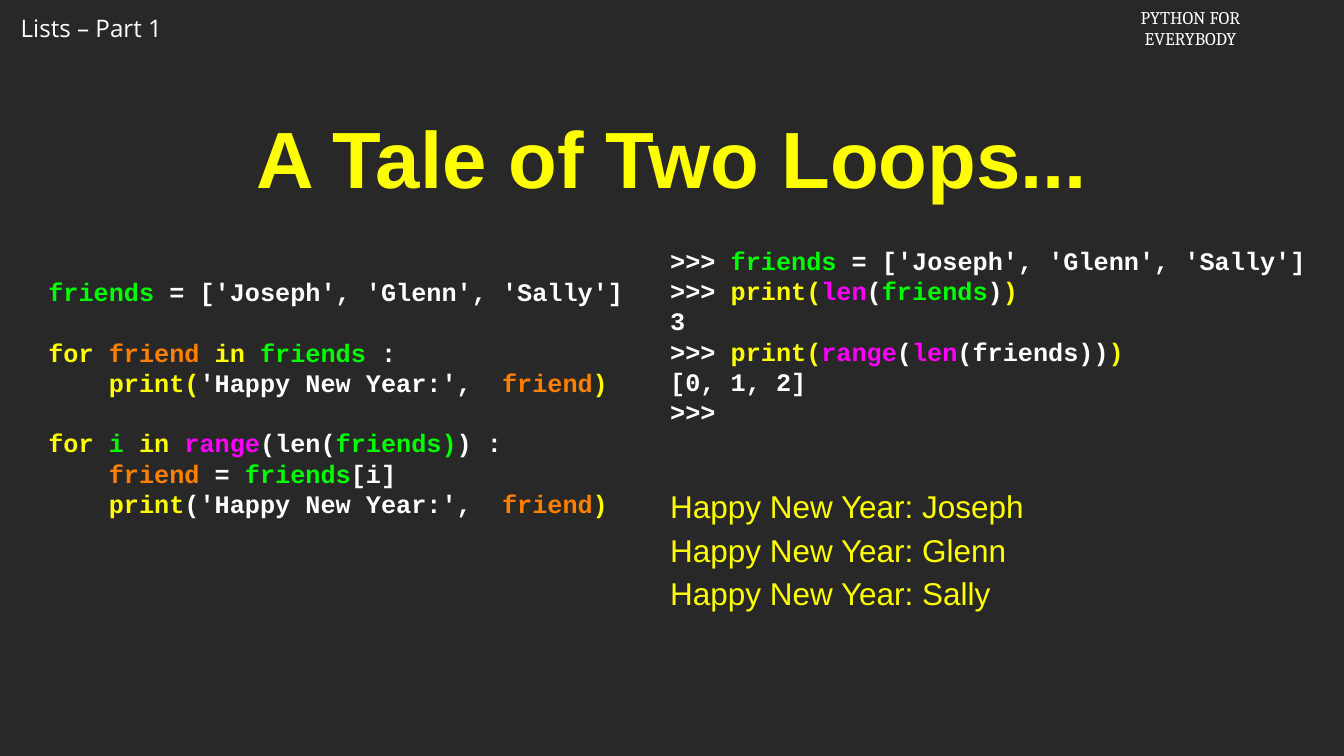
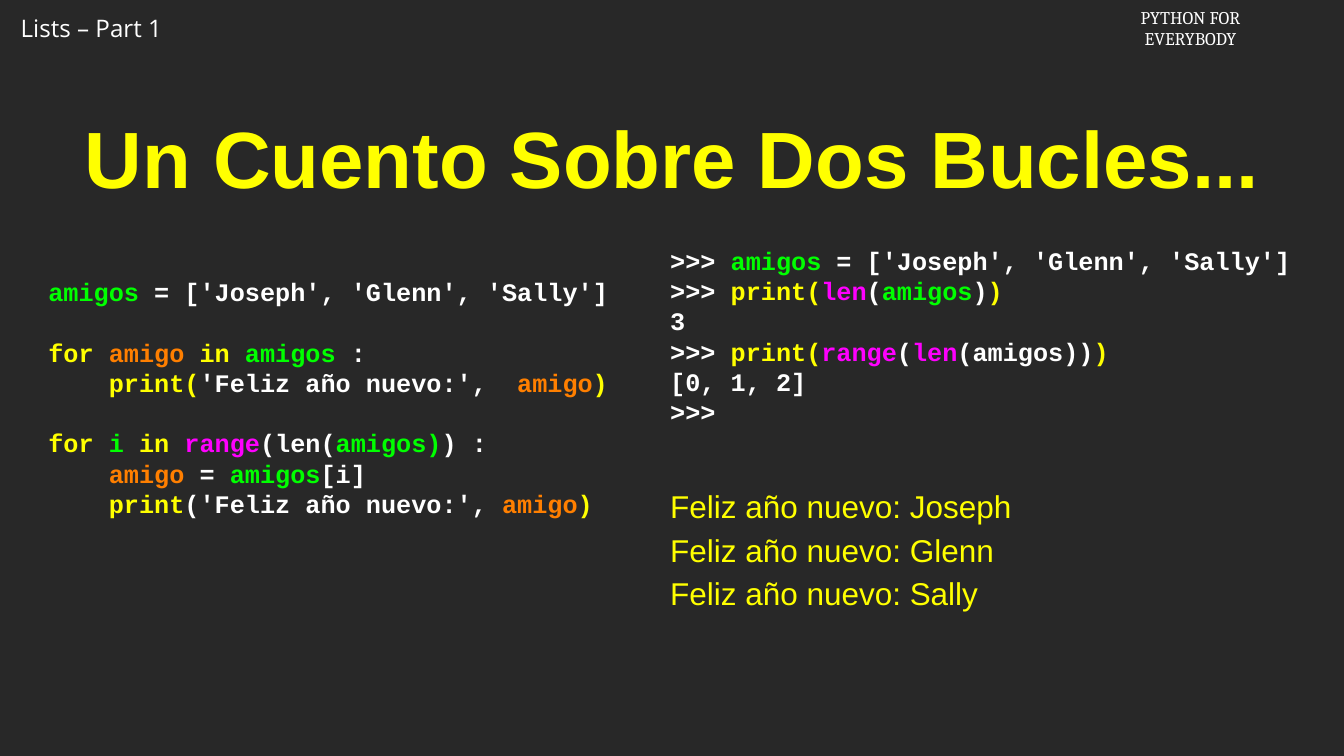
Before and after one commit to csev/py4e, a slide deck: slide 12 of ai/8.1.pptx. Drawn at 1344x756 pixels with LibreOffice and Linux fonts; fonts in the diff are those of the drawing; background and template pictures are left out. Boxes give left, top, right and bottom in pixels: in the first picture for what was removed or moved away, otherwise in the second. Text is boxed around its words. In the diff, an @@ line names an element or a change of style, - is before the commit and + after.

```diff
--- a/ai/8.1.pptx
+++ b/ai/8.1.pptx
@@ title at [85, 130, 1259, 189]: text changed @@
-A Tale of Two Loops...
+Un Cuento Sobre Dos Bucles...
@@ text at [731, 251, 1290, 306]: text changed @@
->>> friends = ['Joseph', 'Glenn', 'Sally']
->>> print(len(friends))
+>>> amigos = ['Joseph', 'Glenn', 'Sally']
+>>> print(len(amigos))
@@ text at [48, 283, 608, 519]: text changed @@
-friends = ['Joseph', 'Glenn', 'Sally']
-for friend in friends :
-print('Happy New Year:', friend)
-for i in range(len(friends)) :
-friend = friends[i]
-print('Happy New Year:', friend)
+amigos = ['Joseph', 'Glenn', 'Sally']
+for amigo in amigos :
+print('Feliz año nuevo:', amigo)
+for i in range(len(amigos)) :
+amigo = amigos[i]
+print('Feliz año nuevo:', amigo)
@@ text at [731, 342, 1109, 367]: text changed @@
->>> print(range(len(friends)))
+>>> print(range(len(amigos)))
@@ text at [670, 495, 1012, 611]: text changed @@
-Happy New Year: Joseph
-Happy New Year: Glenn
-Happy New Year: Sally
+Feliz año nuevo: Joseph
+Feliz año nuevo: Glenn
+Feliz año nuevo: Sally
```
Also in this commit, not shown: 11 other slides changed.
